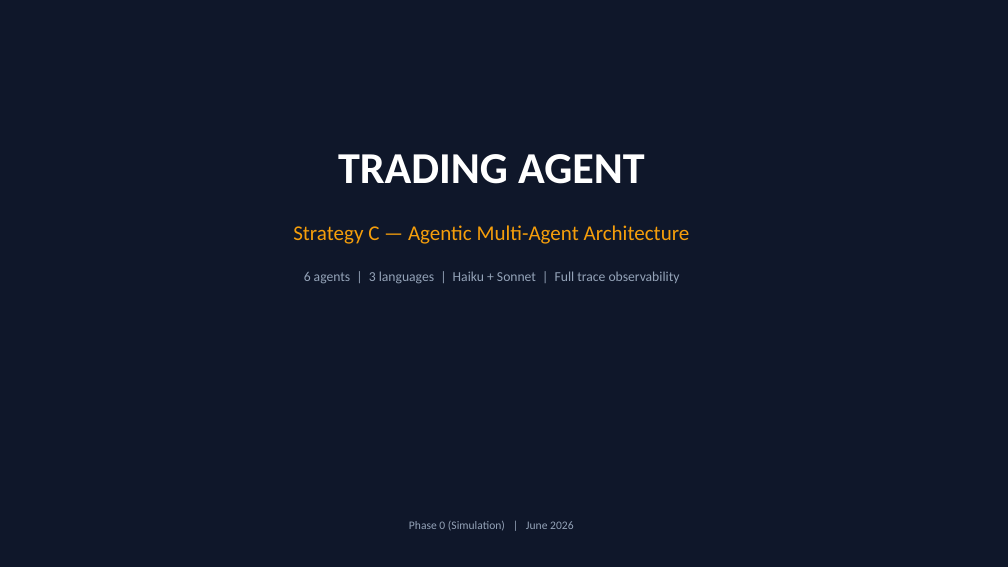
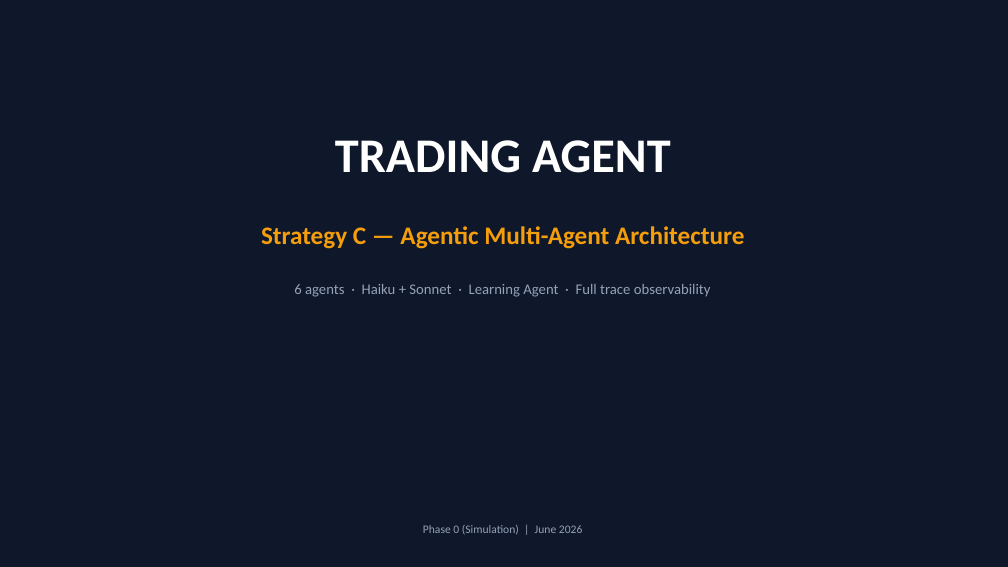
Before and after one commit to amitgarg73/trading-agent-c, a slide deck: slide 1 of Trading_Agent_C_Architecture.pptx. Drawn at 1008x567 pixels with LibreOffice and Linux fonts; fonts in the diff are those of the drawing. Boxes give left, top, right and bottom in pixels: in the first picture for what was removed or moved away, otherwise in the second. Text is boxed around its words. In the diff, an @@ line names an element or a change of style, - is before the commit and + after.

```diff
--- a/Trading_Agent_C_Architecture.pptx
+++ b/Trading_Agent_C_Architecture.pptx
@@ text "TRADING AGENT": place and size @@
-text "TRADING AGENT" at (338,154,645,184)
+text "TRADING AGENT" at (335,140,671,173)
@@ text "TRADING AGENT" at (335,140,671,173): size 42 to 46 pt @@
@@ text "Strategy C — Agentic Multi-Agent ..." at (261,226,744,249): size 20 to 24 pt, bold on @@
@@ text at (294,284,711,297): text changed; size 13 to 14 pt @@
-6 agents | 3 languages | Haiku + Sonnet | Full trace observability
+6 agents · Haiku + Sonnet · Learning Agent · Full trace observability
@@ text "Phase 0 (Simulation) | June ..." rewrapped from (409,521,573,531) to (423,525,582,535) @@
```
Also in this commit, not shown: 5 other slides changed, 8 slides added, 5 slides removed.
